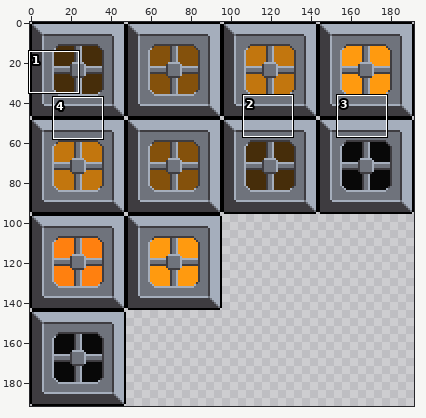
Edited in one commit: sprite sheet (Assets/Buildings/Factories/Smelter.png). The picture above shows the old version from afar; the outline marks the close-up.
Close-up. As it was:
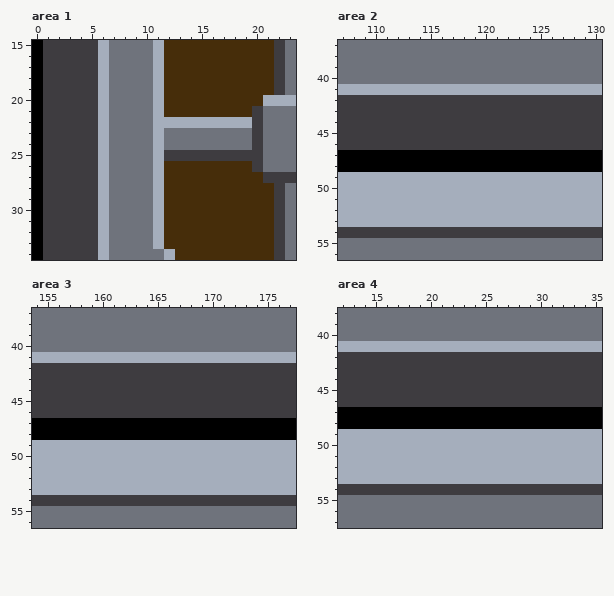
The file is 192x192 pixels. Shown: area 1: x 0..23, y 15..34; area 2: x 107..130, y 37..56; area 3: x 154..177, y 37..56; area 4: x 12..35, y 38..57. The commit also changed other parts of the picture, which this record leaves out.
Once edited:
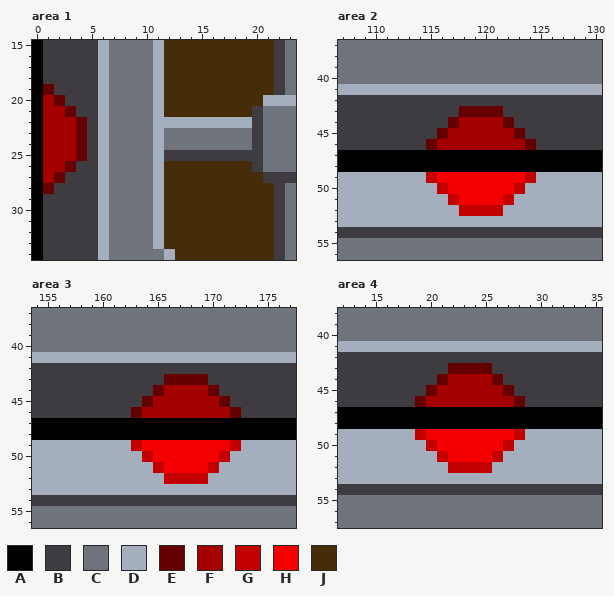
Palette (. is transparent): A #000000  B #3e3c40  C #6f737c  D #a5aebc  E #640000  F #a30000  G #c30000  H #f40000  J #462d0a
What changed:
Changed rows in their new state; - is an unchanged pixel.
Area 1:
first column x 1:
19 E---
20 FE--
21 FFE-
22 FFFE
23 FFFE
24 FFFE
25 FFFE
26 FFE-
27 FE--
28 E---
Area 2:
first column x 115:
43 ---EEEE---
44 --EFFFFE--
45 -EFFFFFFE-
46 EFFFFFFFFE
49 GHHHHHHHHG
50 -GHHHHHHG-
51 --GHHHHG--
52 ---GGGG---
Area 3:
first column x 163:
43 ---EEEE---
44 --EFFFFE--
45 -EFFFFFFE-
46 EFFFFFFFFE
49 GHHHHHHHHG
50 -GHHHHHHG-
51 --GHHHHG--
52 ---GGGG---
Area 4:
first column x 19:
43 ---EEEE---
44 --EFFFFE--
45 -EFFFFFFE-
46 EFFFFFFFFE
49 GHHHHHHHHG
50 -GHHHHHHG-
51 --GHHHHG--
52 ---GGGG---
Changed places in both close-ups, as pixel boxes (x1, y1, x2, y2):
changed: (43, 84, 87, 194)
changed: (426, 106, 536, 216)
changed: (131, 374, 241, 484)
changed: (415, 363, 525, 473)
